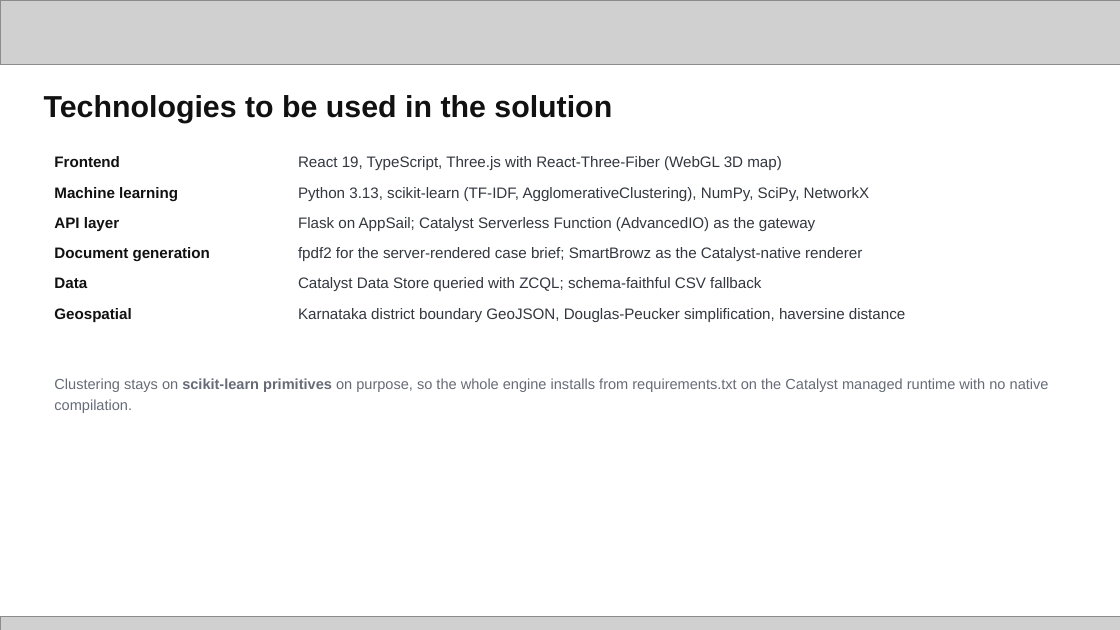
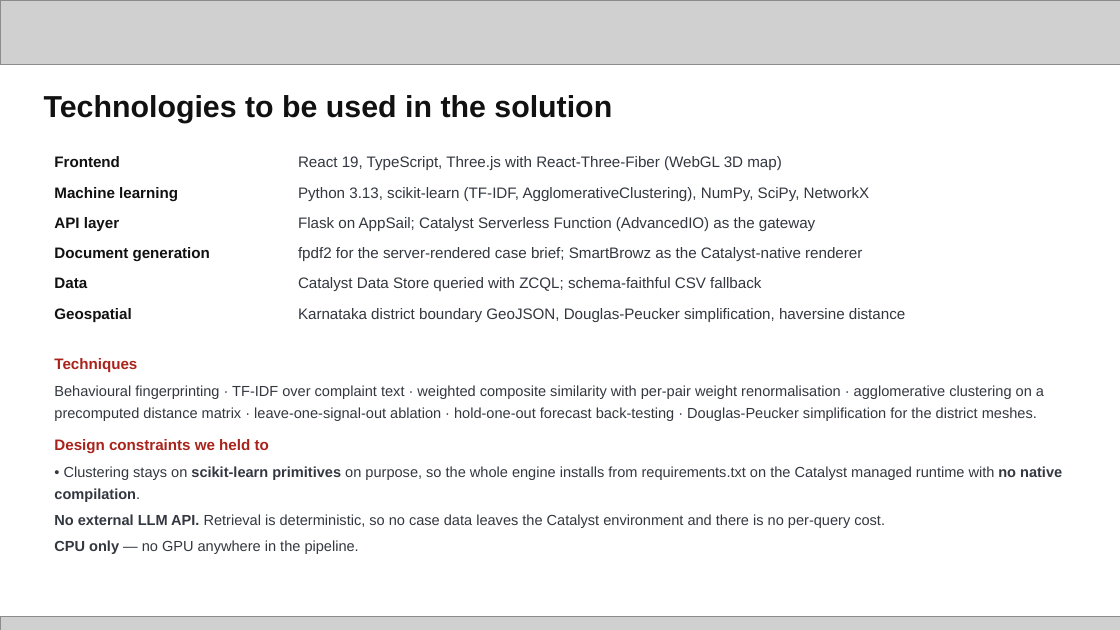
Before and after one commit to whysush/drishti-crimelink, a slide deck: slide 8 of docs/submission/Drishti_KSP_Datathon_2026_Prototype_Submission.pptx. Drawn at 1120x630 pixels with LibreOffice and Linux fonts; fonts in the diff are those of the drawing; grey boxes stand for pictures. Boxes give left, top, right and bottom in pixels: in the first picture for what was removed or moved away, otherwise in the second. Text is boxed around its words. In the diff, an @@ line names an element or a change of style, - is before the commit and + after.

```diff
--- a/docs/submission/Drishti_KSP_Datathon_2026_Prototype_Submission.pptx
+++ b/docs/submission/Drishti_KSP_Datathon_2026_Prototype_Submission.pptx
@@ text at box(54, 358, 1062, 554): text changed; text colour #666C77 to #333840 @@
-Clustering stays on scikit-learn primitives on purpose, so the whole engine installs from requirements.txt on the Catalyst managed runtime with no native compilation.
+Techniques
+Behavioural fingerprinting · TF-IDF over complaint text · weighted composite similarity with per-pair weight renormalisation · agglomerative clustering on a precomputed distance matrix · leave-one-signal-out ablation · hold-one-out forecast back-testing · Douglas-Peucker simplification for the district meshes.
+Design constraints we held to
+• Clustering stays on scikit-learn primitives on purpose, so the whole engine installs from requirements.txt on the Catalyst managed runtime with no native compilation.
+No external LLM API. Retrieval is deterministic, so no case data leaves the Catalyst environment and there is no per-query cost.
+CPU only — no GPU anywhere in the pipeline.
```
Also in this commit, not shown: 3 other slides changed, 1 slide added, 1 slide removed, 2 other files.
